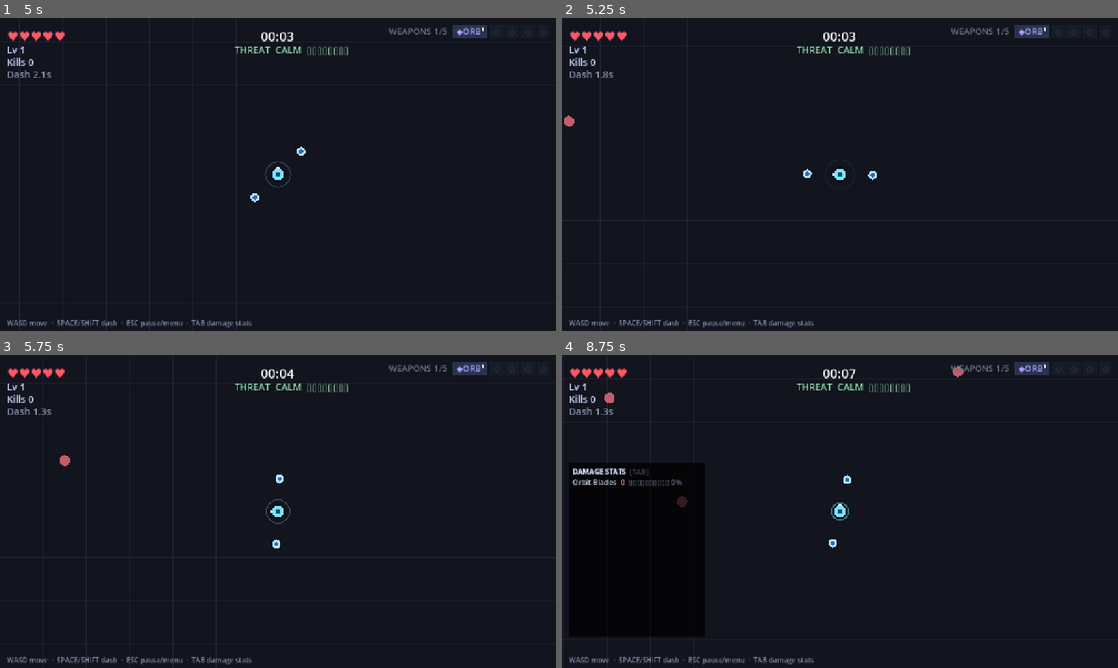
Above: before the commit, frames 1-4 (two rows, left to right).
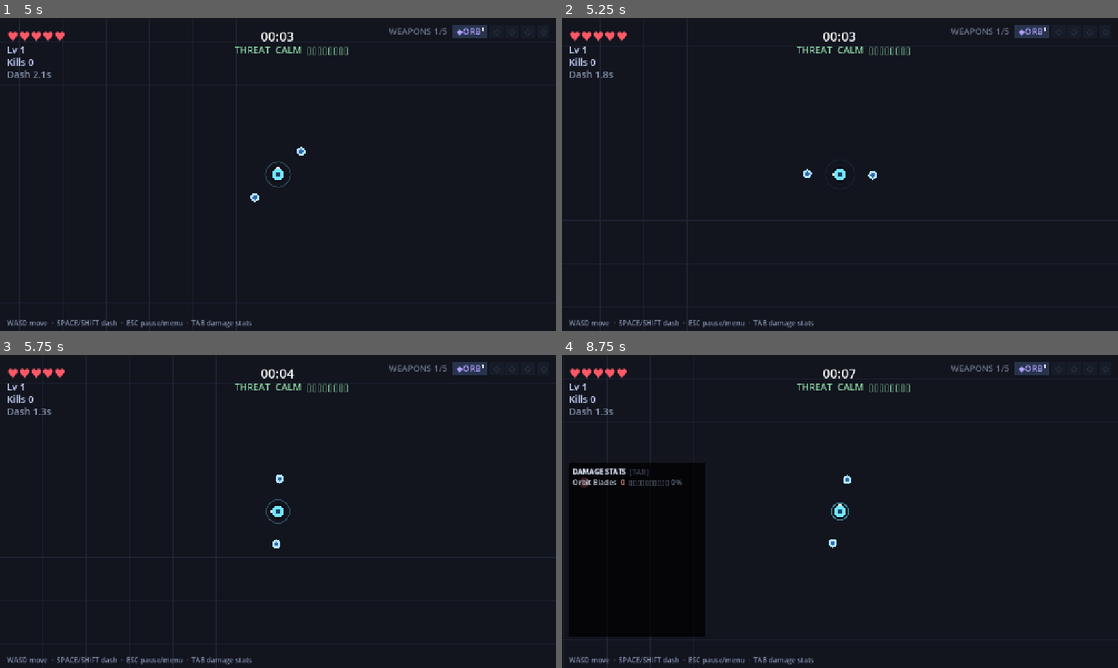
Above: after the commit, the same moments.

Repository: ICQCQ/NiceSwarm
Game: Godot game, scene res://scenes/main.tscn
Same seed, same stepped clock (60 frames per second), same inputs: the game is played once before the commit and once after it.
Inputs:
- Up to frame 1 (5 s): click "Play Solo" at 0.5 s; click "1. Orbit Blades" at 1.25 s; tap Enter at 2 s; hold D 2.03-2.78 s; hold Shift 2.03-2.78 s; tap Space at 2.27, 3.02, 4.52 s; hold S 2.78-3.53 s; tap R at 2.85 s; hold D 3.53-4.28 s; tap M at 3.6 s; hold W from 4.28 s (still down); tap 1 at 4.35 s
- Up to frame 2 (5.25 s): tap Space at 5 s; release W at 5.03 s; hold A from 5.03 s (still down); tap C at 5.1 s
- Up to frame 3 (5.75 s): keep holding A; tap Space at 5.27 s
- Up to frame 4 (8.75 s): tap V at 5.85 s; tap Space at 6.02, 7.52, 8.27 s; release A at 6.53 s; hold S 6.53-7.28 s; tap O at 6.6 s; hold D 7.28-8.03 s; tap L at 7.35 s; hold W from 8.03 s (still down); tap Tab at 8.1 s

Frame 1 is identical in both runs. In frame 2, less than 0.1% of the frame differs, in the area x 0-3%, y 31-35%; in frame 3, less than 0.1%; in frame 4, 0.2%, in the area x 3-73%, y 3-49%.

Commit message:
balance: amalgam +10%/lvl, lower enemy HP scaling, faster early spawns, lower co-op rate
AMALGAM_STAT_PER_LEVEL 0.05->0.10; ENEMY_HP_DIFF_SCALE 0.05->0.03,
ENEMY_HP_PER_LEVEL 0.03->0.01; SPAWN_INTERVAL_START 0.5->0.25;
PARTY_RATE_PER 0.25->0.15.

Diff:
--- a/scripts/config/game_config.gd
+++ b/scripts/config/game_config.gd
@@ -39,7 +39,7 @@
 #    minimum. The real DPS cliff on fusion is the action collapsing (e.g. maxed Nova's 4 wide
 #    pulses -> a single pulse), not per-hit damage — this keeps the maxed weapon's "feel".
 #    Leveling 1->MAX still adds the last count and is what gates the next (amalgam) merge.
-const AMALGAM_STAT_PER_LEVEL := 0.05   # +5% all stats per amalgam level
+const AMALGAM_STAT_PER_LEVEL := 0.10   # +10% all stats per amalgam level
 const FUSION_BORN_DMG := 1.5           # fresh signature fusion deals ×this base damage
 const FUSION_BORN_COUNT_FLOOR := 6     # fresh signature fusion count_level() floor (max is MAX_WEAPON_LEVEL=7)
 #  - FUSION_LEVEL_GROWTH: per-level damage growth for REDESIGNED fusions whose Lv1 is already
@@ -55,8 +55,8 @@
 # Late-game lethality: enemies scale fast/tanky enough with difficulty to catch and survive
 # against a high-DPS kiter (breaks the zero-damage snowball). Applied in spawner.make_enemy.
 const ENEMY_SPEED_DIFF_SCALE := 0.020  # enemy speed ×(1 + diff·this) — late enemies ~match player move speed
-const ENEMY_HP_DIFF_SCALE := 0.05      # enemy hp ×(1 + diff·this) — survive the alpha strike to reach you
-const ENEMY_HP_PER_LEVEL := 0.03       # base enemy hp ×(1 + this·(party_level-1)) — tankier as the party levels
+const ENEMY_HP_DIFF_SCALE := 0.03      # enemy hp ×(1 + diff·this) — survive the alpha strike to reach you
+const ENEMY_HP_PER_LEVEL := 0.01       # base enemy hp ×(1 + this·(party_level-1)) — tankier as the party levels
 const CC_IMMUNE_TIER := 2              # enemies at this tier index+ (the 3rd tier) + bosses resist knockback & suck-in
 # Frost / slow potency. Every applied slow funnels through Enemy.apply_slow, which
 # deepens the incoming speed factor by SLOW_POTENCY (so frost/freeze "really" bites)
@@ -76,7 +76,7 @@
 const SPAWN_SAFE_RADIUS := 500.0      # never spawn an enemy within this of ANY alive player (was 500 — closer spawns allowed)
 const SPAWN_DESIRED_BASE := 8.0          # target live-enemy count at run_progress 0 (was 6.0 — denser swarm)
 const SPAWN_DESIRED_PER_PROGRESS := 0.5 # +this many target enemies per run_progress point (≈3.5/pace at old scale)
-const SPAWN_INTERVAL_START := 0.5     # seconds between spawns early (5x faster than the prior 1.0)
+const SPAWN_INTERVAL_START := 0.25     # seconds between spawns early (5x faster than the prior 1.0)
 const SPAWN_INTERVAL_END := 0.024     # seconds between spawns late (5x faster than the prior 0.12)
 const SPAWN_REFILL_MULT := 0.4        # interval ×this while below the desired population
 
@@ -88,7 +88,7 @@
 # ~2.8× spawn density, which over-punished co-op (sim 2-4p sat at ~27-33% win vs
 # the 50-60% target). See docs/balance/MULTIPLAYER_BALANCE_SIM.md.
 const PARTY_HP_PER := 0.2             # enemy hp ×(1 + this·(N-1))
-const PARTY_RATE_PER := 0.25           # spawn density ×(1 + this·(N-1))
+const PARTY_RATE_PER := 0.15           # spawn density ×(1 + this·(N-1))
 
 # --- wave rhythm (layered on top of run_progress/heat in EnemySpawner.run_spawning) ---
 # Per-10-progress-units [intensity, pop_mult] (≈ per game-minute), lerped for a smooth
